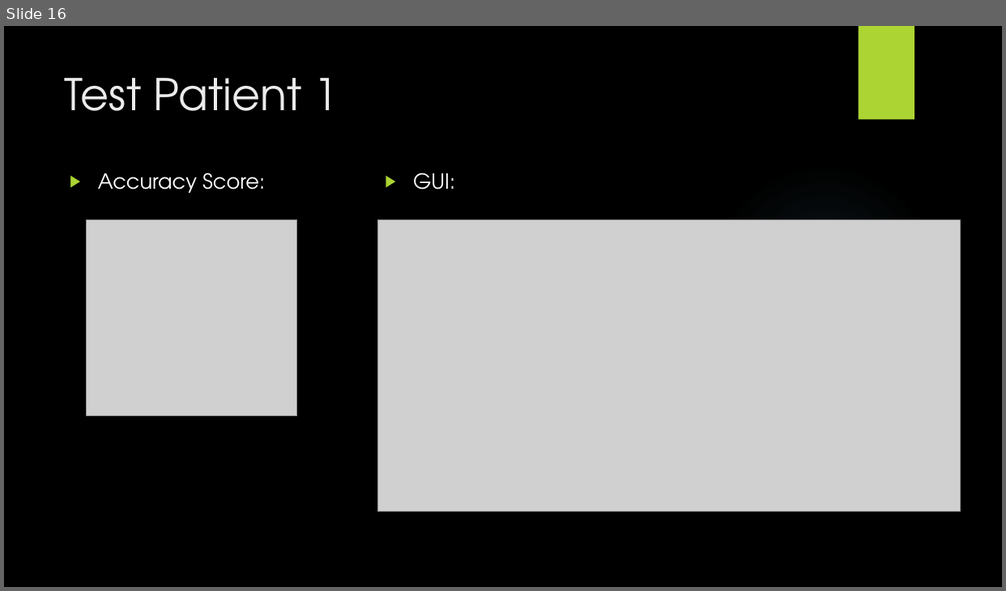
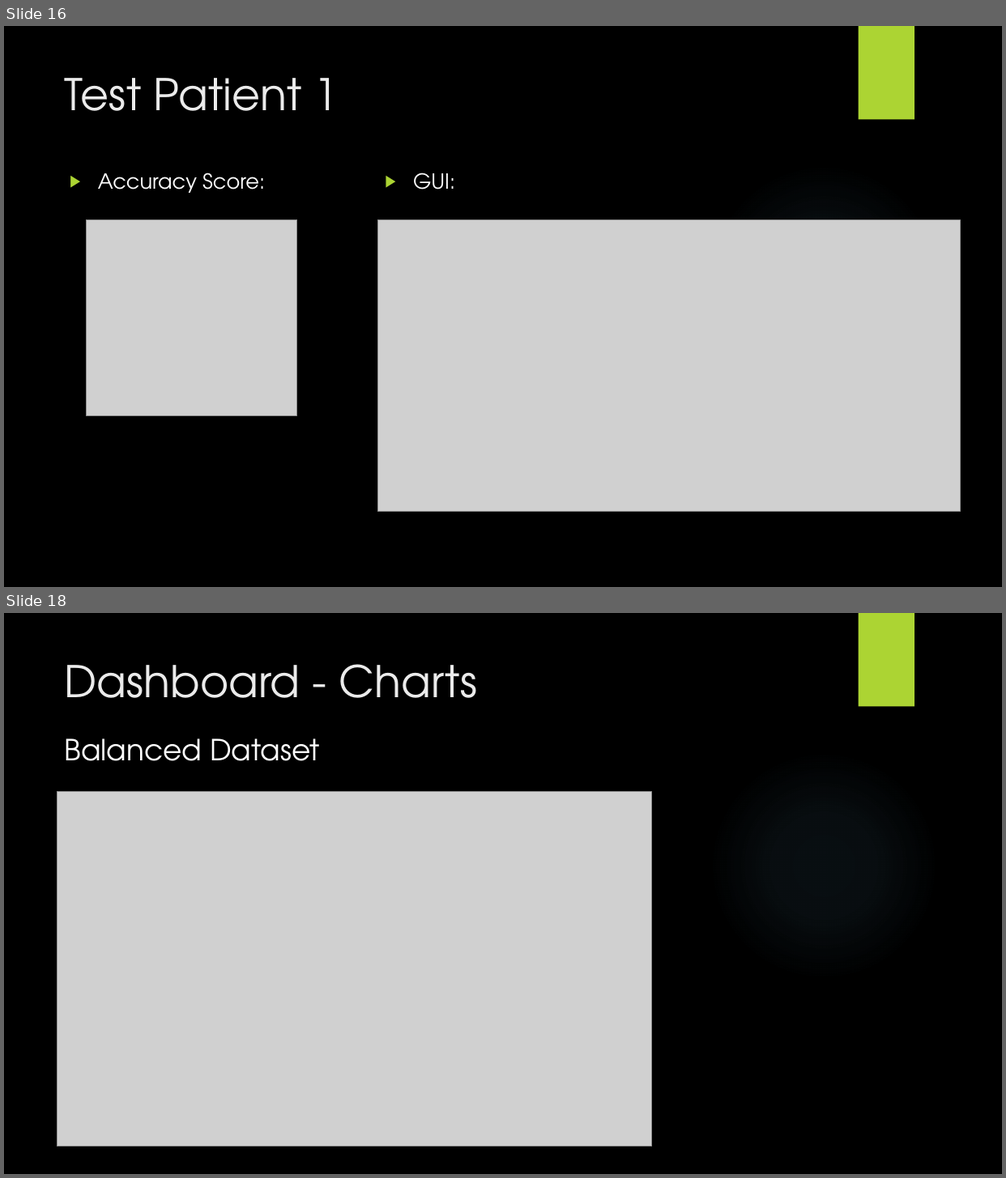
Before and after one commit to johnsetzer3/Disease_Prediction, a slide deck: Team_Code Blue Final Project.pptx. Shown one above the other, each under a label of ours: slide 16 before the commit, slides 16 and 18 after it; the slides between them are not shown. The pictures are 1006x591 and 1006x1178 pixels, drawn with LibreOffice and Linux fonts; fonts in the diff are those of the drawing; grey boxes stand for pictures; background and template pictures are left out. Boxes give left, top, right and bottom in pixels: in the first picture for what was removed or moved away, otherwise in the second. Text is boxed around its words. In the diff, an @@ line names an element or a change of style, - is before the commit and + after.

Commit message:
Segment 2 - added charts

```diff
--- a/Team_Code Blue Final Project.pptx
+++ b/Team_Code Blue Final Project.pptx
@@ slide 18 added at (4,613,1002,1174), background picture (left out); not listed: 2 template elements that a slide beside it also shows @@
@@ title added at (65,664,477,698), 42 pt, text #EBEBEB @@
+Dashboard - Charts
@@ text added at (65,739,320,761), 28 pt, text #FFFFFF @@
+Balanced Dataset
@@ picture added at (57,792,652,1147) @@
```
Also in this commit, not shown: 2 other slides added, 1 other file.
